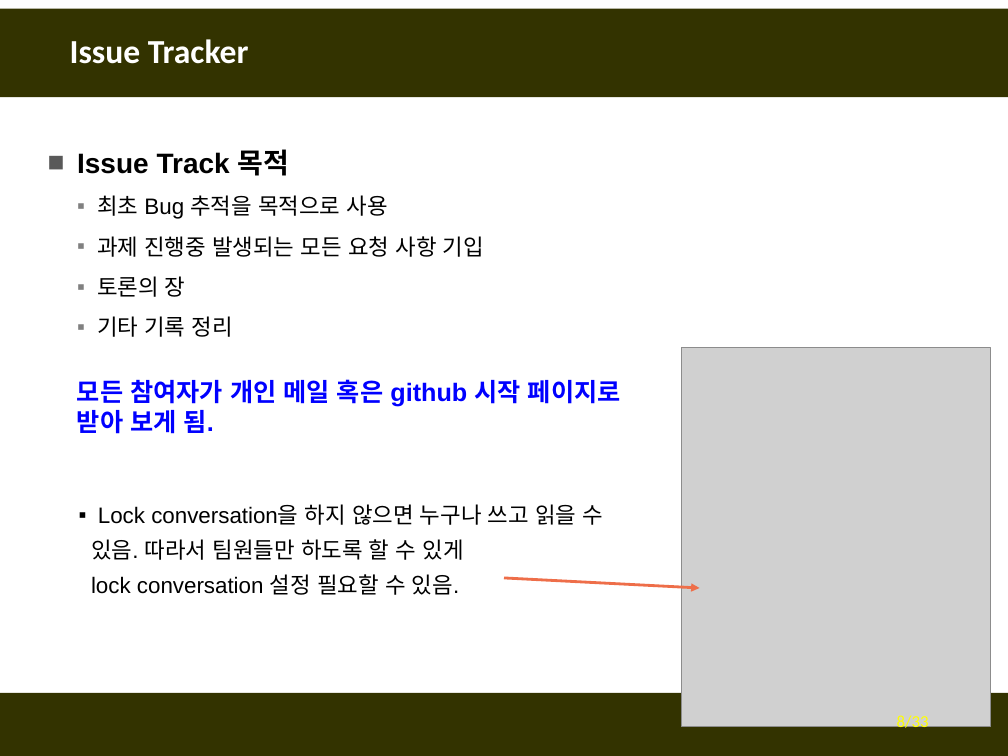
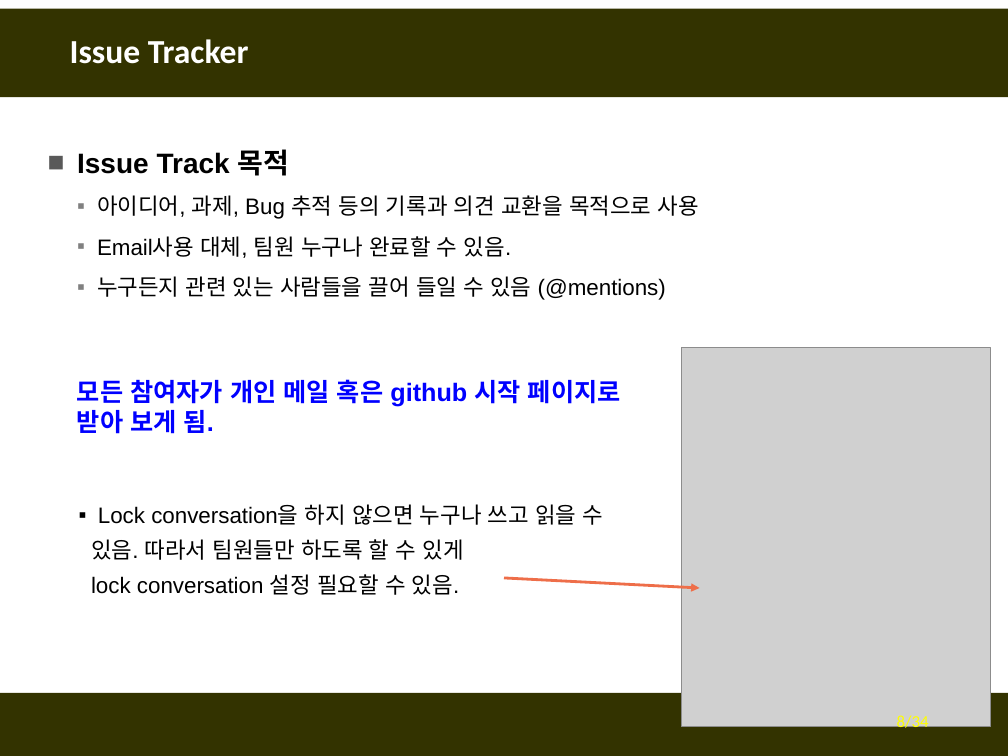
Before and after one commit to fasthill/github-lecture, a slide deck: slide 8 of git및github첫걸음7-issuetracker.pptx. Drawn at 1008x756 pixels with LibreOffice and Linux fonts; fonts in the diff are those of the drawing; grey boxes stand for pictures. Boxes give left, top, right and bottom in pixels: in the first picture for what was removed or moved away, otherwise in the second. Text is boxed around its words. In the diff, an @@ line names an element or a change of style, - is before the commit and + after.

```diff
--- a/git및github첫걸음7-issuetracker.pptx
+++ b/git및github첫걸음7-issuetracker.pptx
@@ text at (x1=97, y1=195, x2=698, y2=300): text changed @@
-  ▪ 최초 Bug 추적을 목적으로 사용
-  ▪ 과제 진행중 발생되는 모든 요청 사항 기입
-  ▪ 토론의 장
-  ▪ 기타 기록 정리
+  ▪ 아이디어, 과제, Bug 추적 등의 기록과 의견 교환을 목적으로 사용
+  ▪ Email사용 대체, 팀원 누구나 완료할 수 있음.
+  ▪ 누구든지 관련 있는 사람들을 끌어 들일 수 있음 (@mentions)
@@ page number at (x1=897, y1=714, x2=929, y2=732): text changed @@
-8/33
+8/34
```
Also in this commit, not shown: 3 other slides changed.
